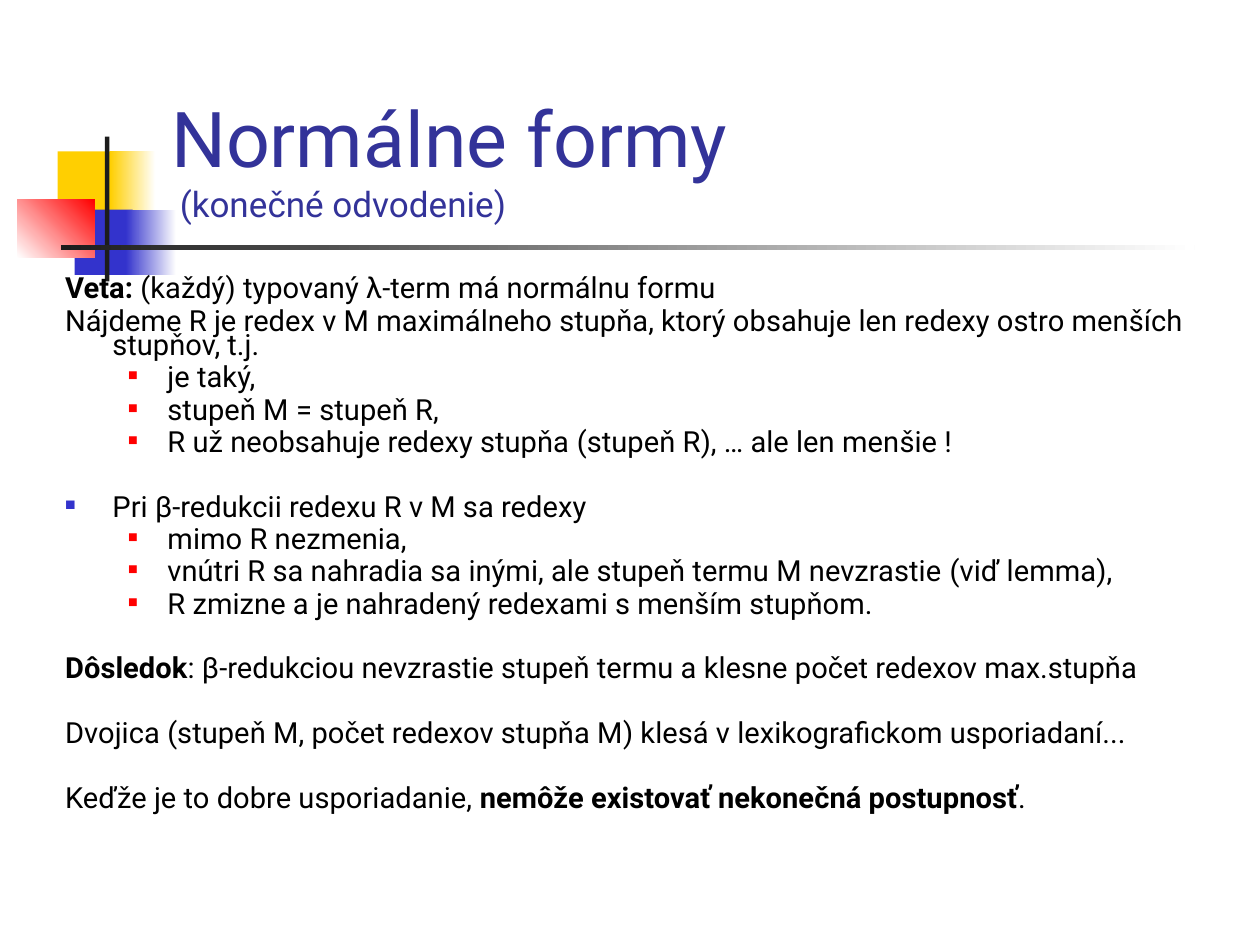
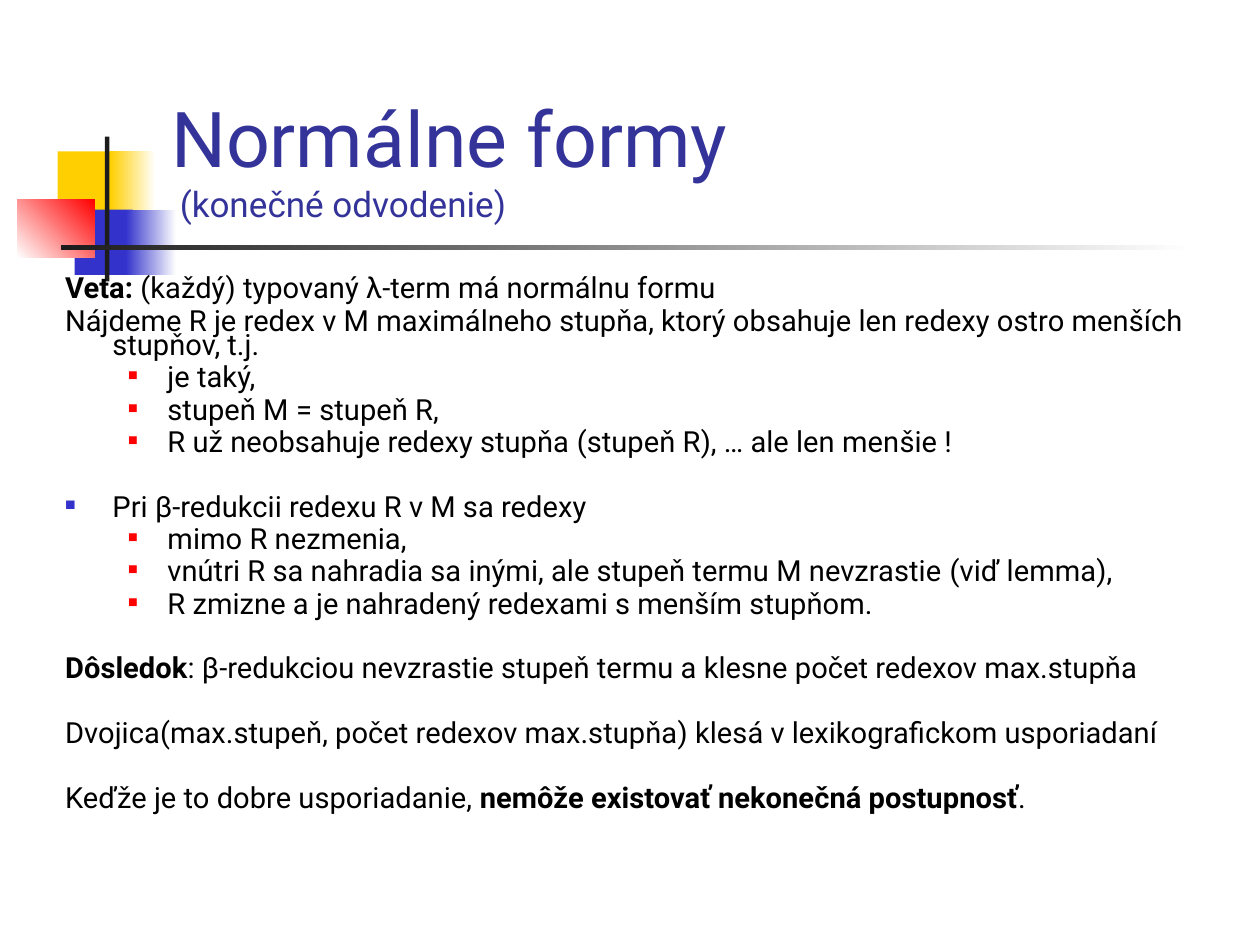
Before and after one commit to Funkcionalne/Prednasky, a slide deck: slide 11 of 08/08_fpro.ppt. Drawn at 1260x945 pixels with LibreOffice and Linux fonts; fonts in the diff are those of the drawing. Boxes give left, top, right and bottom in pixels: in the first picture for what was removed or moved away, otherwise in the second. Text is boxed around its words. In the diff, an @@ line names an element or a change of style, - is before the commit and + after.

```diff
--- a/08/08_fpro.ppt
+++ b/08/08_fpro.ppt
@@ text at <box>65,720,1157,750</box>: text changed @@
-Dvojica (stupeň M, počet redexov stupňa M) klesá v lexikografickom usporiadaní...
+Dvojica(max.stupeň, počet redexov max.stupňa) klesá v lexikografickom usporiadaní
```
Also in this commit, not shown: 22 other slides changed, 1 other file.
